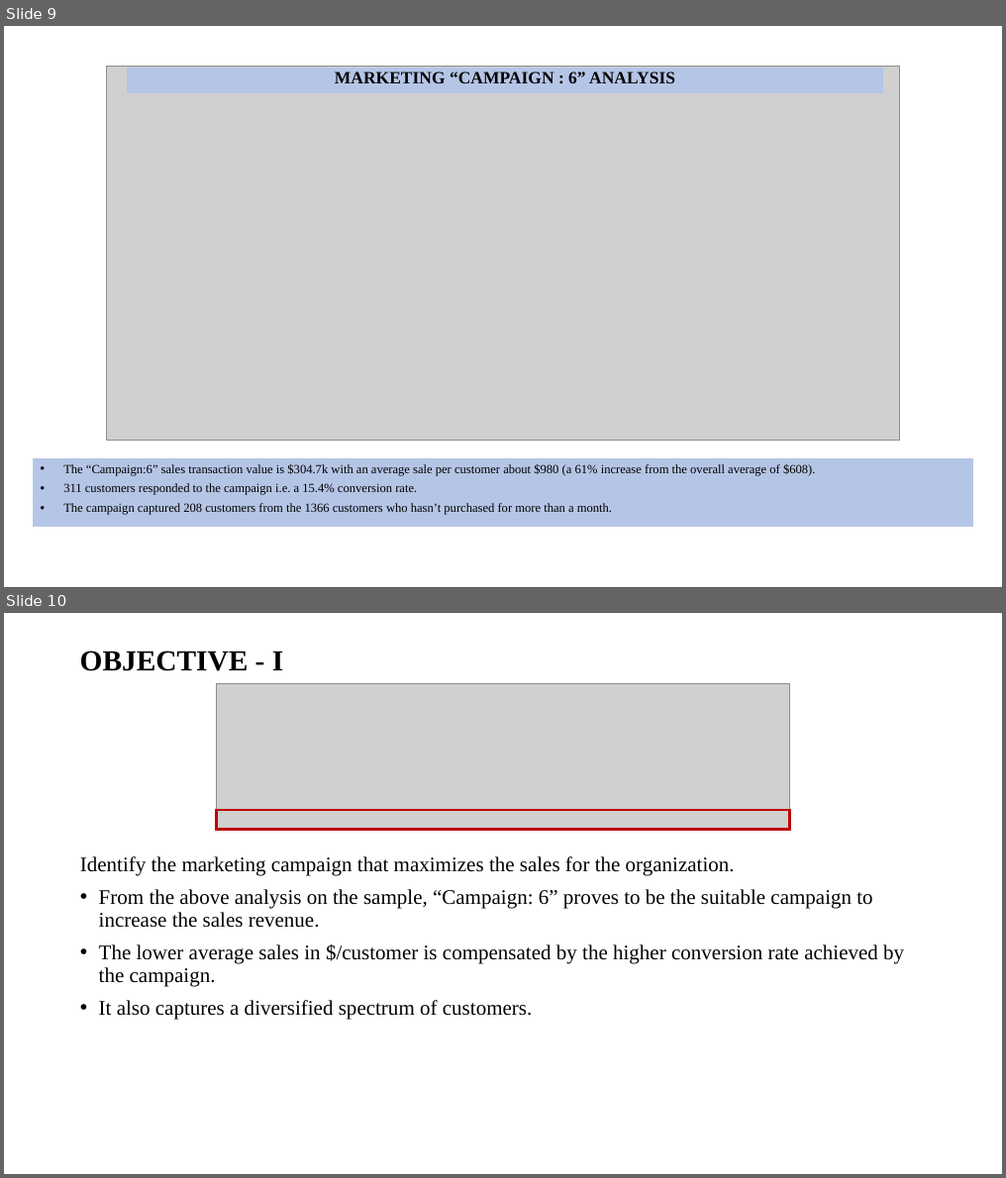
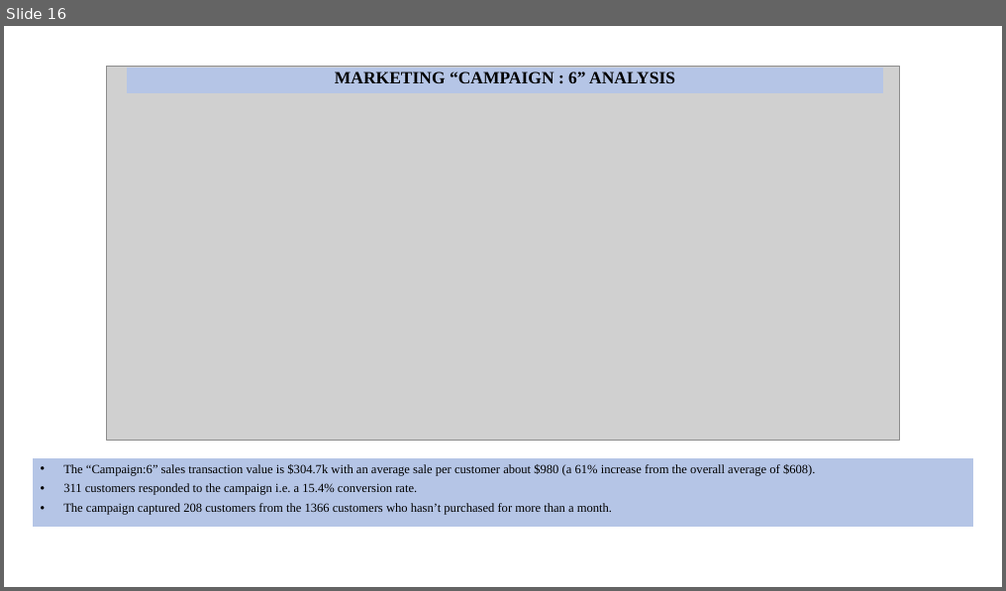
Before and after one commit to anil023/Excel_Store-Marketing-Campaign-Dashboard, a slide deck: Store Marketing Campaign Analysis.pptx. Shown one above the other, each under a label of ours: slides 9 and 10 before the commit, slide 16 after it. The pictures are 1006x1178 and 1006x591 pixels, drawn with LibreOffice and Linux fonts; fonts in the diff are those of the drawing; grey boxes stand for pictures. Boxes give left, top, right and bottom in pixels: in the first picture for what was removed or moved away, otherwise in the second. Text is boxed around its words. In the diff, an @@ line names an element or a change of style, - is before the commit and + after.

Commit message:
Updated Analysis
updated slides for analysis

```diff
--- a/Store Marketing Campaign Analysis.pptx
+++ b/Store Marketing Campaign Analysis.pptx
@@ slide 10 removed at (4, 613, 1002, 1174), background #FFFFFF @@
@@ text removed at (80, 651, 283, 671) @@
-OBJECTIVE - I
@@ picture removed at (217, 684, 790, 830) @@
@@ rectangle removed at (217, 811, 790, 830) @@
@@ text removed at (80, 857, 904, 1020) @@
-Identify the marketing campaign that maximizes the sales for the organization.
-• From the above analysis on the sample, “Campaign: 6” proves to be the suitable campaign to increase the sales revenue.
-• The lower average sales in $/customer is compensated by the higher conversion rate achieved by the campaign.
-• It also captures a diversified spectrum of customers.
@@ what was slide 9 is now slide 16 @@
```
Also in this commit, not shown: 1 slide changed, 3 slides added, 1 other slide removed, 1 other file.
